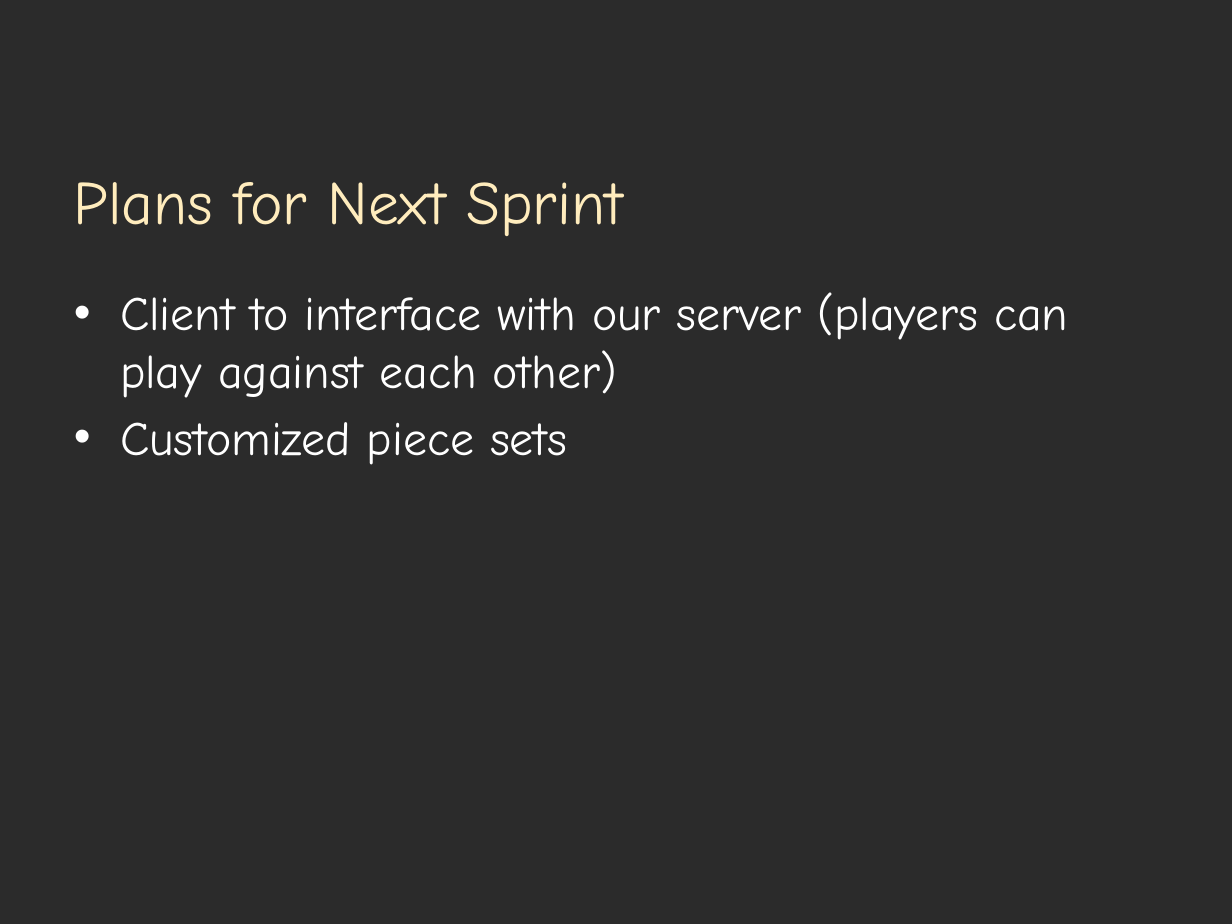
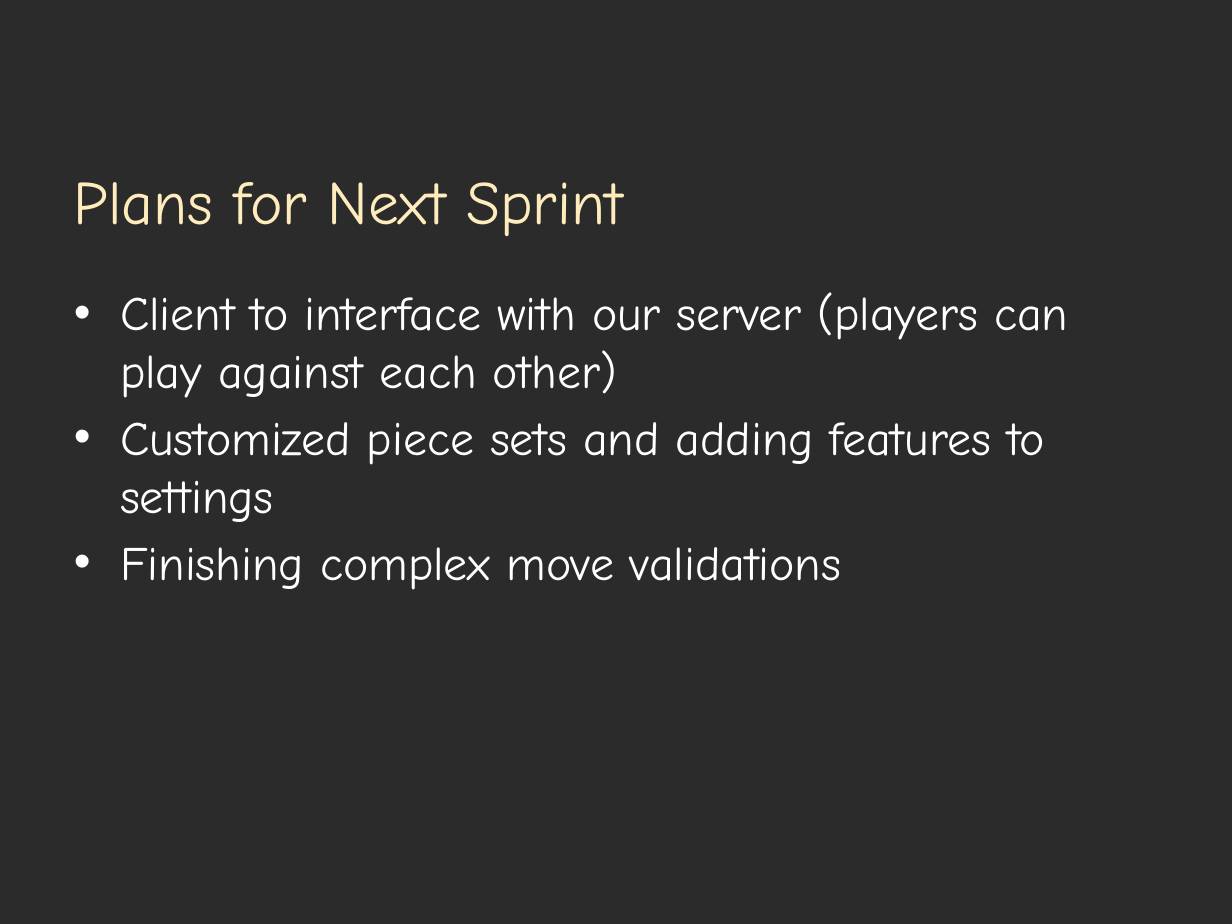
Before and after one commit to lance66/play-zone, a slide deck: slide 14 of doc/PowerPoints/Sprint 3 Term 2/Winter 2015 S3 Presentation.pptx (slide 13 before the commit). Drawn at 1232x924 pixels with LibreOffice and Linux fonts; fonts in the diff are those of the drawing; background and template pictures are left out; a plain dark background stands for a picture behind light text. Boxes give left, top, right and bottom in pixels: in the first picture for what was removed or moved away, otherwise in the second. Text is boxed around its words. In the diff, an @@ line names an element or a change of style, - is before the commit and + after.

```diff
--- a/doc/PowerPoints/Sprint 3 Term 2/Winter 2015 S3 Presentation.pptx
+++ b/doc/PowerPoints/Sprint 3 Term 2/Winter 2015 S3 Presentation.pptx
@@ text at [120,422,1045,590]: text changed @@
-• Customized piece sets
+• Customized piece sets and adding features to settings
+• Finishing complex move validations
```
Also in this commit, not shown: 3 other slides changed, 2 slides added, 1 slide removed, 1 other file.
